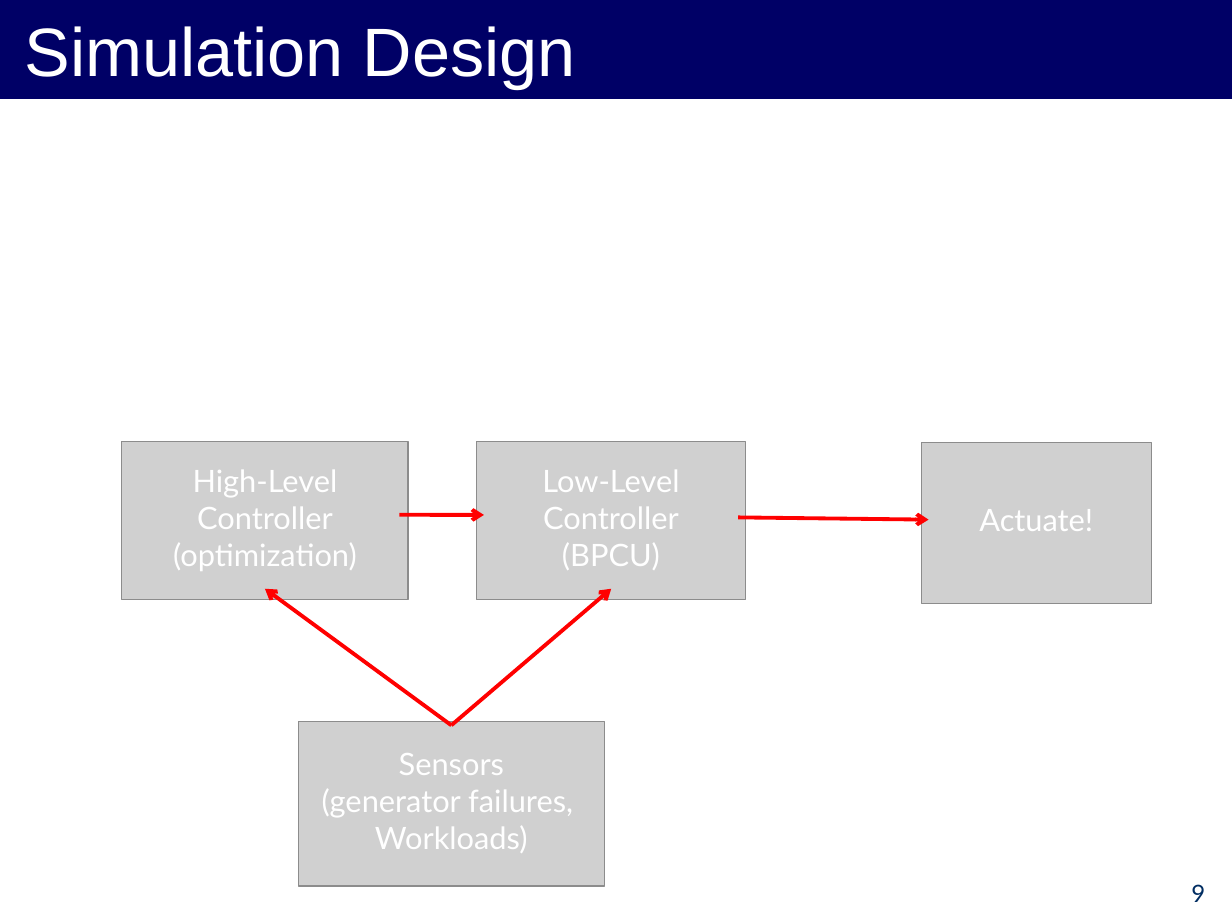
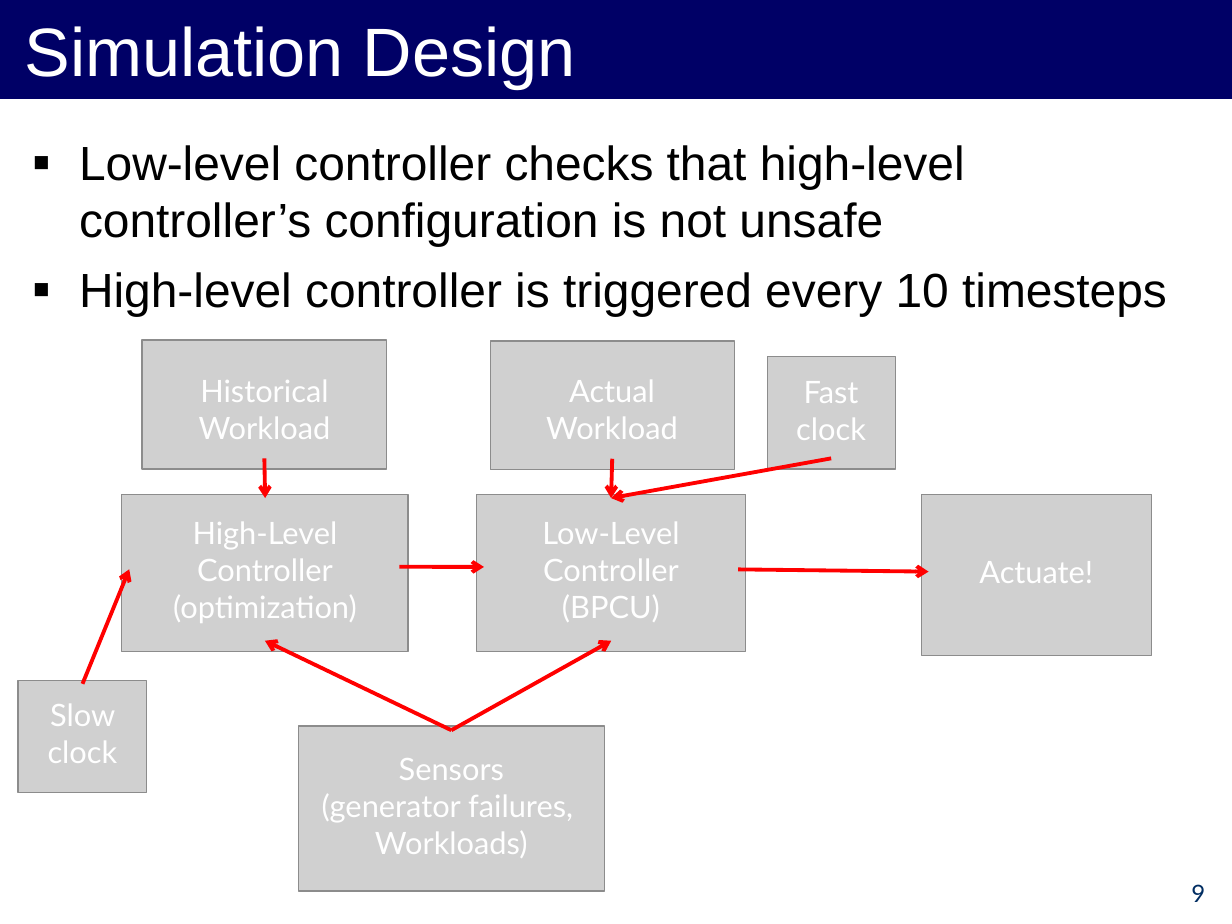
Before and after one commit to forresti/optimal_load_management, a slide deck: slide 9 of project/12-3-12_Presentation.ppt. Drawn at 1232x924 pixels with LibreOffice and Linux fonts; fonts in the diff are those of the drawing; grey boxes stand for pictures. Boxes give left, top, right and bottom in pixels: in the first picture for what was removed or moved away, otherwise in the second. Text is boxed around its words. In the diff, an @@ line names an element or a change of style, - is before the commit and + after.

Commit message:
more comprehensive figures and other refinements in the slides.

```diff
--- a/project/12-3-12_Presentation.ppt
+++ b/project/12-3-12_Presentation.ppt
@@ text added at (79,145,1167,316), 28 pt, text #000000 @@
+▪ Low-level controller checks that high-level controller’s configuration is not unsafe
+▪ High-level controller is triggered every 10 timesteps
@@ picture added at (142,340,387,469) @@
@@ picture added at (490,341,734,471) @@
@@ picture added at (768,356,896,468) @@
@@ text added at (199,380,331,439), 18 pt, text #FFFFFF @@
+Historical Workload
@@ text added at (546,380,678,439), 18 pt, text #FFFFFF @@
+Actual Workload
@@ text added at (796,381,866,440), 18 pt, text #FFFFFF @@
+Fast clock
@@ arrow added from (265, 458) to (265, 498), #FF0000 2.24 pt @@
@@ arrow added from (612, 458) to (611, 498), #FF0000 2.24 pt @@
@@ arrow added from (832, 458) to (611, 498), #FF0000 2.24 pt @@
@@ text "Actuate!": place and size @@
-text "Actuate!" at (979,509,1093,531)
+text "Actuate!" at (979,561,1093,583)
@@ arrow added from (83, 684) to (129, 569), #FF0000 2.24 pt @@
@@ 3 pictures, 2 texts, 2 arrows: place and size @@
-3 pictures, 2 texts, 2 arrows at (122,442,1152,604)
+3 pictures, 2 texts, 2 arrows at (122,494,1152,655)
@@ arrow moved from (451, 726) - (265, 589) to (451, 731) - (265, 641) @@
@@ arrow moved from (451, 726) - (611, 589) to (451, 731) - (611, 641) @@
@@ picture added at (18,680,147,792) @@
@@ text added at (48,704,118,763), 18 pt, text #FFFFFF @@
+Slow clock
@@ picture: place and size @@
-picture at (298,721,605,886)
+picture at (298,726,605,891)
@@ text "Sensors": place and size @@
-text "Sensors" at (322,753,573,853)
+text "Sensors" at (322,758,573,858)
```
Also in this commit, not shown: 2 other slides changed.
